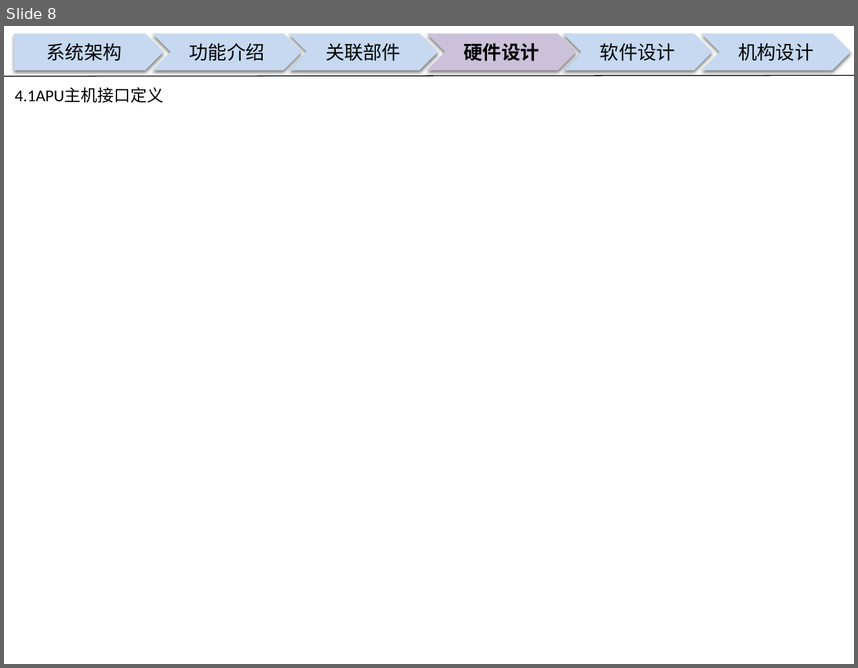
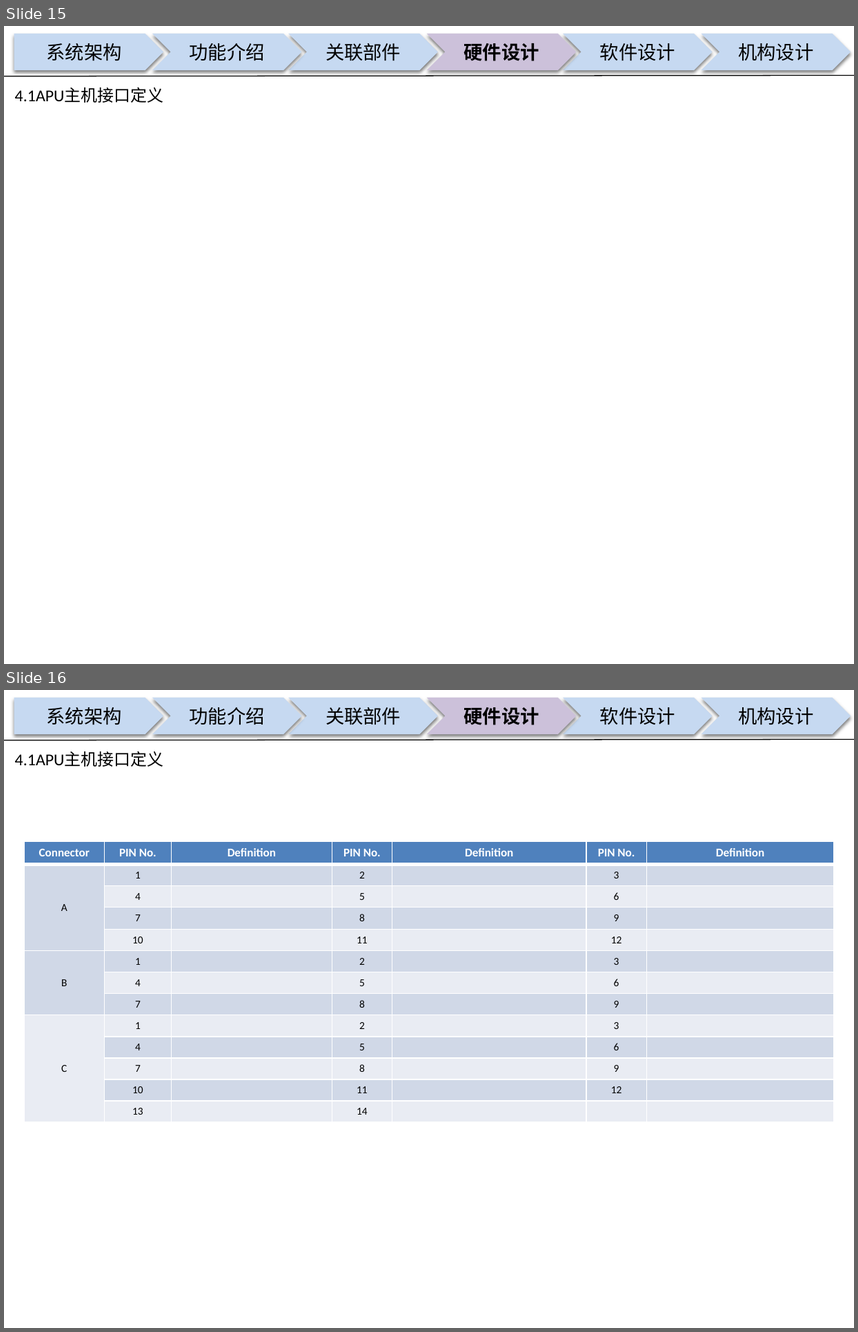
Before and after one commit to guruquan887/VAD01, a slide deck: 01需求分析/docs/specs/00APU设计构想书-VAD01-20180126.pptx. Shown one above the other, each under a label of ours: slide 8 before the commit, slides 15 and 16 after it. The pictures are 858x668 and 858x1332 pixels, drawn with LibreOffice and Linux fonts; fonts in the diff are those of the drawing; background and template pictures are left out. Boxes give left, top, right and bottom in pixels: in the first picture for what was removed or moved away, otherwise in the second. Text is boxed around its words. In the diff, an @@ line names an element or a change of style, - is before the commit and + after.

Commit message:
00APU设计构想书-VAD01-20180126
00APU设计构想书-VAD01-20180126

```diff
--- a/01需求分析/docs/specs/00APU设计构想书-VAD01-20180126.pptx
+++ b/01需求分析/docs/specs/00APU设计构想书-VAD01-20180126.pptx
@@ slide 16 added at [4,690,854,1328], background picture (left out) @@
@@ pentagon arrow added at [14,698,164,734], fill #C6D9F1, 16 pt, text #000000 @@
+系统架构
@@ chevron added at [152,698,301,734], fill #C6D9F1, 16 pt, text #000000 @@
+功能介绍
@@ chevron added at [289,698,439,734], fill #C6D9F1, 16 pt, text #000000 @@
+关联部件
@@ chevron added at [426,698,576,734], fill #CCC1DA, 16 pt, text #000000, bold @@
+硬件设计
@@ chevron added at [562,698,712,734], fill #C6D9F1, 16 pt, text #000000 @@
+软件设计
@@ chevron added at [701,698,851,734], fill #C6D9F1, 16 pt, text #000000 @@
+机构设计
@@ line added from (4, 740) to (854, 739), #000000 0.75 pt @@
@@ text added at [15,751,164,767], 14 pt, text #000000 @@
+4.1APU主机接口定义
@@ table added at [25,841,833,1119], 13 rows, 7 columns @@
+Connector | PIN No. | Definition | PIN No. | Definition | PIN No. | Definition
+A | 1 |  | 2 |  | 3 | 
+ | 4 |  | 5 |  | 6 | 
+ | 7 |  | 8 |  | 9 | 
+ | 10 |  | 11 |  | 12 | 
+B | 1 |  | 2 |  | 3 | 
+ | 4 |  | 5 |  | 6 | 
+ | 7 |  | 8 |  | 9 | 
+C | 1 |  | 2 |  | 3 | 
+ | 4 |  | 5 |  | 6 | 
+ | 7 |  | 8 |  | 9 | 
+ | 10 |  | 11 |  | 12 | 
+ | 13 |  | 14 |  |  | 
@@ what was slide 8 is now slide 15 @@
```
Also in this commit, not shown: 2 slides changed, 7 other slides added.
